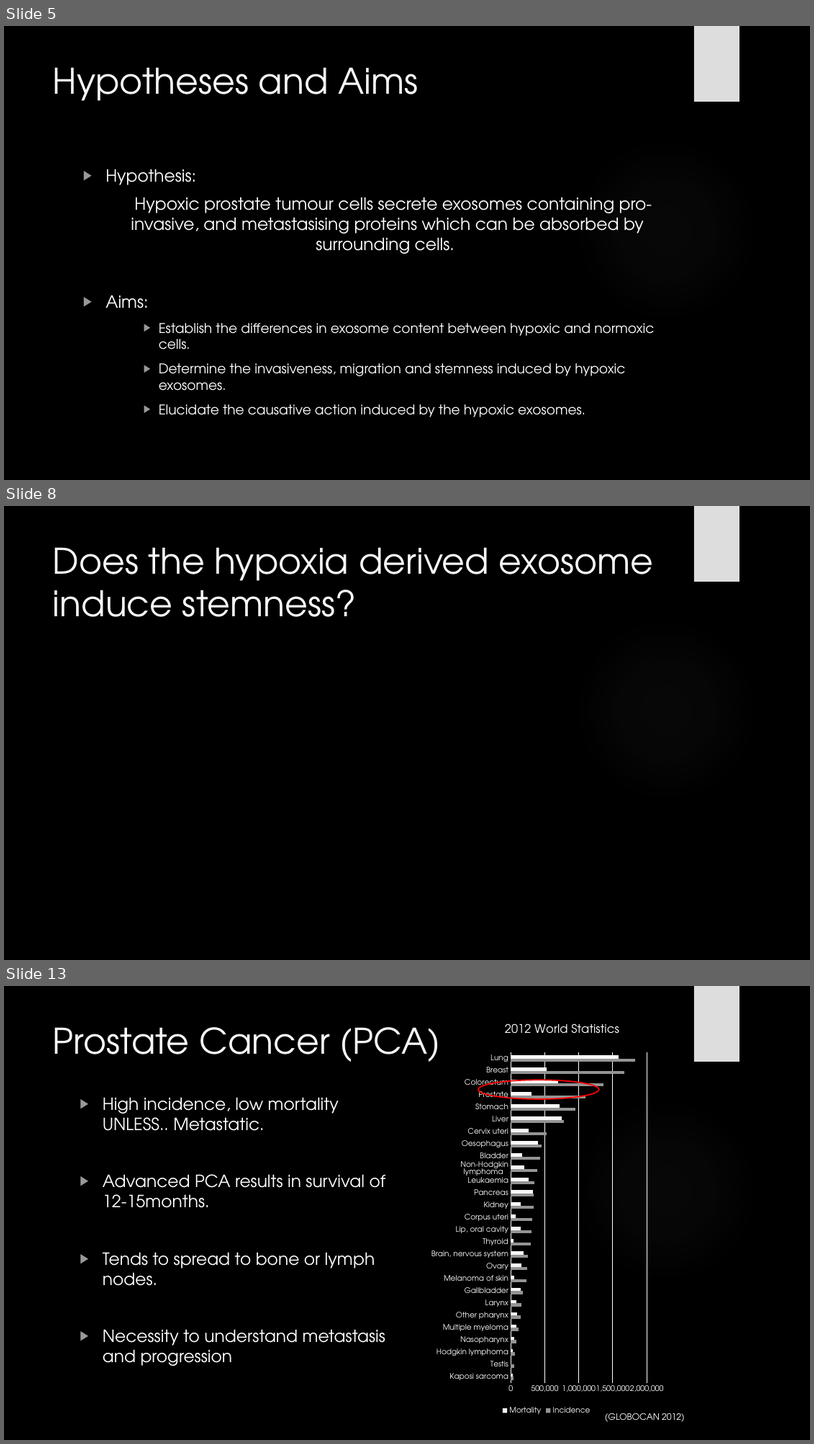
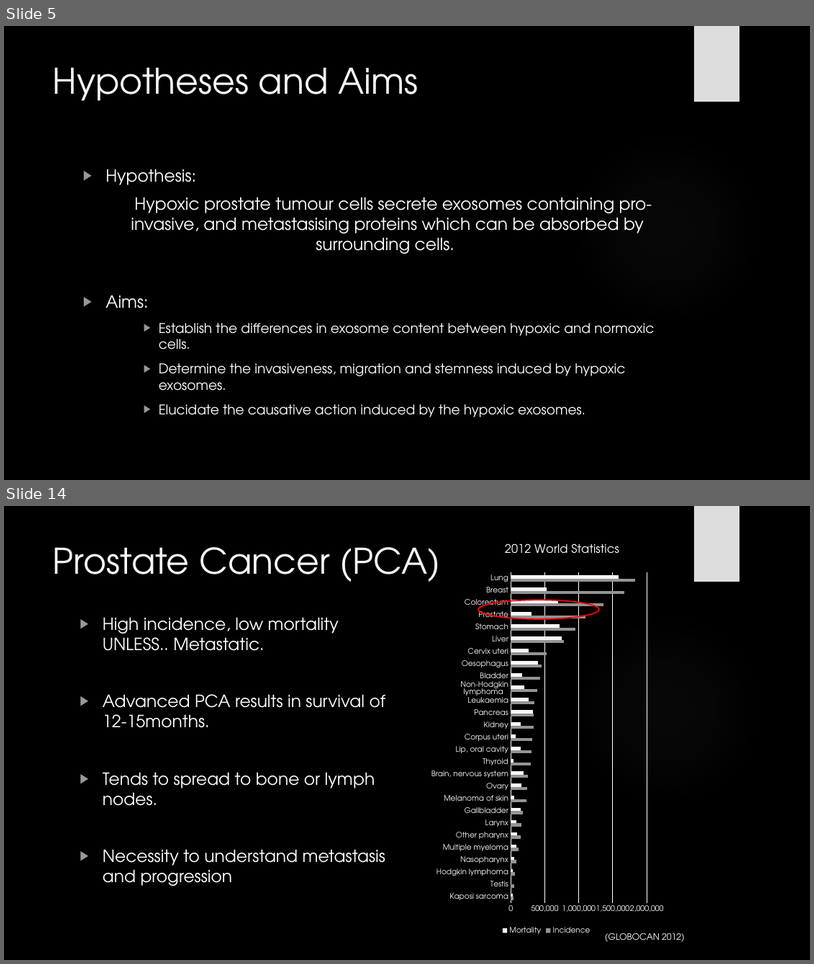
Before and after one commit to HarleyRobinson/Honours2, a slide deck: BackgroundInfo/JCslides.pptx. Shown one above the other, each under a label of ours: slides 5, 8 and 13 before the commit, slides 5 and 14 after it; the slides between them are not shown. The pictures are 814x1444 and 814x964 pixels, drawn with LibreOffice and Linux fonts; fonts in the diff are those of the drawing; background and template pictures are left out. Boxes give left, top, right and bottom in pixels: in the first picture for what was removed or moved away, otherwise in the second. Text is boxed around its words. In the diff, an @@ line names an element or a change of style, - is before the commit and + after.

```diff
--- a/BackgroundInfo/JCslides.pptx
+++ b/BackgroundInfo/JCslides.pptx
@@ slide 8 removed at bbox=[4, 506, 810, 960], background picture (left out); not listed: 2 template elements that a slide beside it also shows @@
@@ title removed at bbox=[53, 547, 653, 617] @@
-Does the hypoxia derived exosome induce stemness?
@@ what was slide 13 is now slide 14 @@
```
Also in this commit, not shown: 6 slides changed, 2 slides added, 2 other files.
